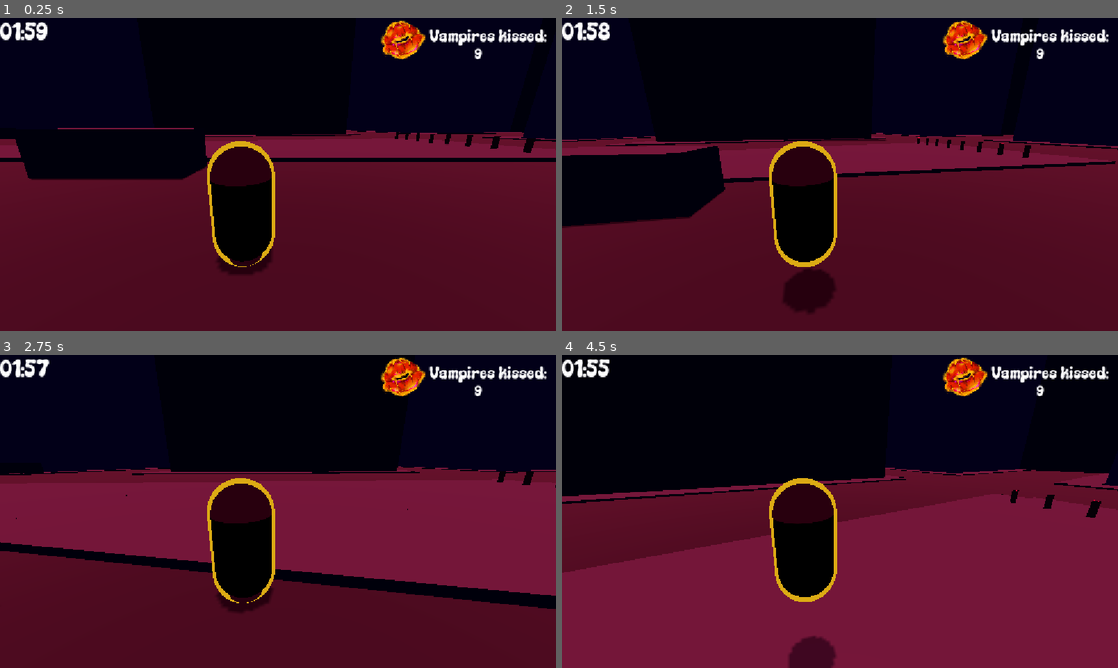
Above: before the commit, frames 1-4 (two rows, left to right).
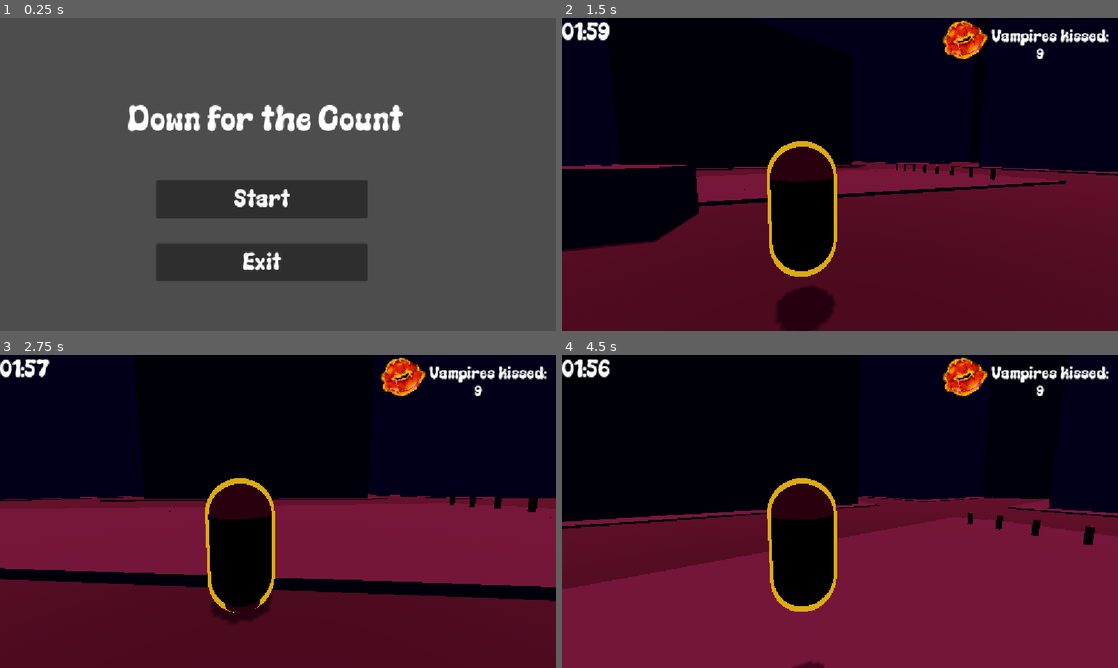
Above: after the commit, the same moments.

Repository: gamedagamez-dev/DownForTheCountGMTK2026
Game: Godot game, scene res://Scenes/UI/MainMenu/MainMenu.tscn
Two runs of this game, one before a commit and one after it. Both use one fixed random seed, a clock stepped at 60 frames per second and the inputs below. Before the commit the project starts from res://Scenes/World/World3d.tscn.
Inputs (mouse positions are in pixels of both pictures, inside the frame that each line leads up to):
- Up to frame 1 (0.25 s): no input
- Up to frame 2 (1.5 s): click (823, 199) at 0.5 s, where only the run after the commit has a clickable "Start"; move the mouse to (867, 174) at 1.27 s; hold W (move_forward) from 1.28 s (still down); tap Space (movement_jump) at 1.35 s
- Up to frame 3 (2.75 s): keep holding W (move_forward); tap Space (movement_jump) at 1.52, 1.82, 2.27, 2.3, 2.57 s; move the mouse to (250, 511) at 2.02 s; tap Shift (movement_sprint) at 2.1 s
- Up to frame 4 (4.5 s): keep holding W (move_forward); move the mouse to (851, 505) at 2.77 s; tap Space (movement_jump) at 2.85, 3.77, 3.8, 4.07, 4.35 s; move the mouse to (834, 517) at 3.52 s; tap Shift (movement_sprint) at 3.6 s; move the mouse to (878, 514) at 4.27 s

The runs differ from the first frame. In frame 1, 100% of the frame differs, in the area x 0-100%, y 0-100%; in frame 2, 14%; in frame 3, 14%; in frame 4, 13%.

Commit message:
fix some stuff

Diff:
--- a/Scenes/Player/player_3d.gd
+++ b/Scenes/Player/player_3d.gd
@@ -67,14 +67,14 @@
 	if Input.is_action_just_pressed("movement_jump"):
 		if is_on_floor():
 			velocity.y = jump_velocity
-		elif is_on_wall_only():
+		#elif is_on_wall_only():
 			# Get the surface normal of the wall you are touching
-			var wall_normal = get_last_slide_collision().get_normal()
+		#	var wall_normal = get_last_slide_collision().get_normal()
 
 			# Jump up and push away from the wall
-			velocity.y = jump_velocity
-			velocity.x = wall_normal.x * wall_jump_force
-			velocity.z = wall_normal.z * wall_jump_force
+		#	velocity.y = jump_velocity
+		#	velocity.x = wall_normal.x * wall_jump_force
+		#	velocity.z = wall_normal.z * wall_jump_force
 
 	var input_dir := Input.get_vector("move_left", "move_right", "move_forward", "move_back")
 	var forward: Vector3 = global_transform.basis.z
--- a/project.godot
+++ b/project.godot
@@ -11,7 +11,7 @@
 [application]
 
 config/name="DownForTheCount"
-run/main_scene="uid://baipuylukxhc3"
+run/main_scene="uid://c1opumhmuncbo"
 config/features=PackedStringArray("4.7", "Forward Plus")
 config/icon="uid://cm5aygfxggest"
 
